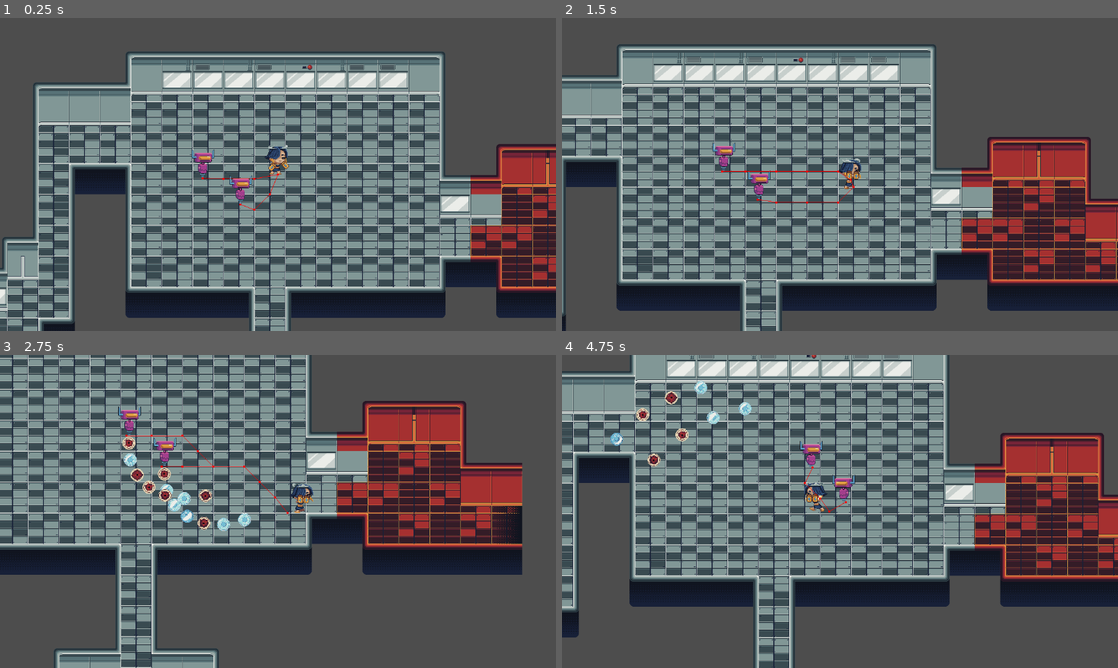
Above: before the commit, frames 1-4 (two rows, left to right).
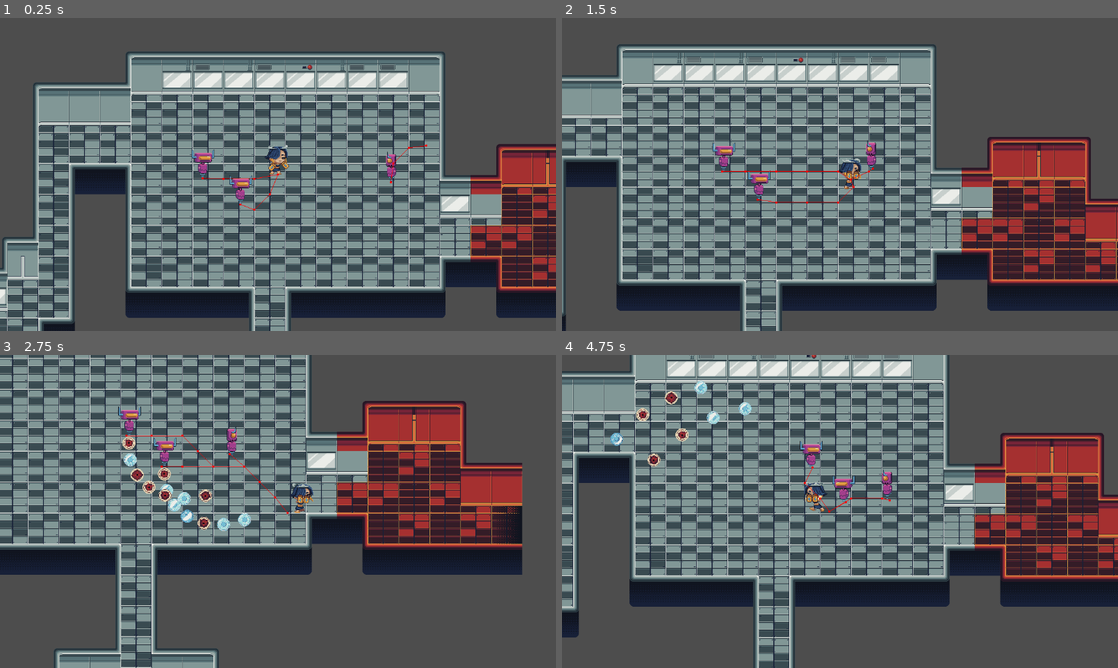
Above: after the commit, the same moments.

Repository: husteve07/brackeys_2024_gamejam
Game: Godot game, scene res://main.tscn
The game is run twice, just before and just after one commit, with the same random seed, the same clock (stepped at 60 frames per second) and the same inputs.
Inputs (mouse positions are in pixels of both pictures, inside the frame that each line leads up to):
- Up to frame 1 (0.25 s): no input
- Up to frame 2 (1.5 s): move the mouse to (962, 158) at 0.52 s; hold D (move_right) 0.53-1.28 s; right-click (962, 158) at 0.6 s; click (962, 158) at 0.67 s; move the mouse to (728, 190) at 1.27 s; hold S (move_down) from 1.28 s (still down); right-click (728, 190) at 1.35 s
- Up to frame 3 (2.75 s): move the mouse to (333, 442) at 2.02 s; release S (move_down) at 2.03 s; hold D (move_right) from 2.03 s (still down); right-click (333, 442) at 2.1 s
- Up to frame 4 (4.75 s): move the mouse to (812, 574) at 2.77 s; release D (move_right) at 2.78 s; hold W (move_up) 2.78-3.53 s; right-click (812, 574) at 2.85 s; click (812, 574) at 2.92 s; move the mouse to (1006, 558) at 3.52 s; hold A (move_left) from 3.53 s (still down); right-click (1006, 558) at 3.6 s; move the mouse to (673, 464) at 4.27 s; right-click (673, 464) at 4.35 s

The runs differ from the first frame. In frame 1, 0.1% of the frame differs, in the area x 69-77%, y 40-53%; in frame 2, 0.1%; in frame 3, 0.1%; in frame 4, 0.3%, in the area x 48-60%, y 36-50%.

Commit message:
Added Basic Reset Parameters

Diff:
--- a/strm/main.tscn
+++ b/strm/main.tscn
@@ -6,6 +6,7 @@
 [ext_resource type="PackedScene" uid="uid://beqs6tvi4cs6f" path="res://scenes/transition.tscn" id="4_mt3vl"]
 [ext_resource type="PackedScene" uid="uid://dcktk5vi51lrd" path="res://scenes/Lasers/complex_lasershooters/red_spiral_laser_shooter.tscn" id="4_nh21u"]
 [ext_resource type="PackedScene" uid="uid://cvulr2lwhxu8" path="res://scenes/cursor.tscn" id="7_88lfe"]
+[ext_resource type="PackedScene" uid="uid://drlw5igjodtwi" path="res://scenes/Lasers/simple_lasershooters/laser_shooter.tscn" id="7_hdl2q"]
 
 [sub_resource type="RectangleShape2D" id="RectangleShape2D_a2o38"]
 size = Vector2(20, 149)
@@ -42,3 +43,6 @@
 num_of_lasers_to_shoot = 20
 
 [node name="Cursor" parent="." instance=ExtResource("7_88lfe")]
+
+[node name="LaserShooter" parent="." instance=ExtResource("7_hdl2q")]
+position = Vector2(475, 167)
--- a/strm/scenes/Skills/skill_double_red.tscn
+++ b/strm/scenes/Skills/skill_double_red.tscn
@@ -7,4 +7,4 @@
 script = ExtResource("2_b2hbj")
 skill_name = "AOE_Skill"
 cool_down_seconds = 0
-skill_damage = 5
+skill_damage = 50
--- a/strm/scripts/combat_component.gd
+++ b/strm/scripts/combat_component.gd
@@ -16,7 +16,7 @@
 var skill_double_blue = preload("res://scenes/Skills/skill_double_blue.tscn")
 var skill_double_red = preload("res://scenes/Skills/skill_double_red.tscn")
 var skill_hollow_purple = preload("res://scenes/Skills/skill_hollow_purple.tscn")
-
+var skill_timer: Timer
 
 func _ready() -> void:
 	pass
@@ -25,7 +25,7 @@
 func get_skill_timer(in_skill : Skill):
 	if in_skill.get_skill_name() in currently_cd_skill:
 		return currently_cd_skill[in_skill.get_skill_name()]
-	var skill_timer = Timer.new()
+	skill_timer = Timer.new()
 	skill_timer.wait_time = in_skill.cool_down_seconds
 	skill_timer.one_shot = true
 	currently_cd_skill[in_skill.get_skill_name()] = skill_timer
--- a/strm/scripts/laser_shooter.gd
+++ b/strm/scripts/laser_shooter.gd
@@ -18,20 +18,22 @@
 var spawn_slow_laser_count_down : Timer
 var is_time_slow_active = false
 var skill_ref : TimeSlow
-
+var laser_spawn_timer: Timer
+var reset_position
 
 func _ready():
+	reset_position = position
 	#Spawn a laser every 2 seconds
 	$HitBox.area_entered.connect(on_entered_player_skill)
 	$HealthComponent.dead.connect(on_dead);
 	player = get_tree().get_nodes_in_group("player")[0]
 	player.activated_skill.connect(on_player_time_slow_activated);
-	var laser_spawn_timer = Timer.new()
+	player.get_node("HealthComponent").dead.connect(on_reset)
+	laser_spawn_timer = Timer.new()
 	laser_spawn_timer.wait_time = firing_time_interval
 	laser_spawn_timer.connect("timeout", Callable(self, "spawn_laser"))
 	add_child(laser_spawn_timer)
 	laser_spawn_timer.start()
-
 
 func restore_laser_speed():
 	is_time_slow_active = false;
@@ -88,10 +90,16 @@
 
 func on_dead():
 	#play death animation
+	invincibility_timer.stop()
 	print("enemy death")
 	queue_free();
 	pass
 
+func on_reset():
+	position = reset_position
+	laser_spawn_timer.start()
+	$HealthComponent.player_restore_health($HealthComponent.max_health)
+	pass
 
 func _process(delta):
 	if player.position.y > position.y:
--- a/strm/scripts/player.gd
+++ b/strm/scripts/player.gd
@@ -148,5 +148,9 @@
 func on_death():
 	print("player dead")
 	position = reset_position;
+	$CombatComponent.red_energy = 0
+	$CombatComponent.blue_energy = 0
+	if $CombatComponent.skill_timer:
+		$CombatComponent.skill_timer.stop()
 	$HealthComponent.player_restore_health($HealthComponent.max_health)
 #***********************</Gameplay>*******************
--- a/strm/scripts/spiral_laser_shooter.gd
+++ b/strm/scripts/spiral_laser_shooter.gd
@@ -33,11 +33,12 @@
 
 # Called when the node enters the scene tree for the first time.
 func _ready() -> void:
+	reset_position = position
 	$HitBox.area_entered.connect(on_entered_player_skill)
-
 	$HealthComponent.dead.connect(on_dead);
 	player = get_tree().get_nodes_in_group("player")[0]
 	player.activated_skill.connect(on_player_time_slow_activated);
+	player.get_node("HealthComponent").dead.connect(on_reset)
 	var time_interval_between_bullets = total_shooting_time/num_of_lasers_to_shoot
 	internal_timer.connect("timeout", Callable(self, "spawn_laser_spiral"))
 	internal_timer.wait_time = time_interval_between_bullets;
@@ -89,6 +90,11 @@
 	internal_timer.start()
 	pass
 
+func on_reset():
+	position = reset_position
+	external_timer.start()
+	$HealthComponent.player_restore_health($HealthComponent.max_health)
+	pass
 
 # Called every frame. 'delta' is the elapsed time since the previous frame.
 func _process(delta):
Not shown: 1 places in strm/main.tscn that only renumber resources
